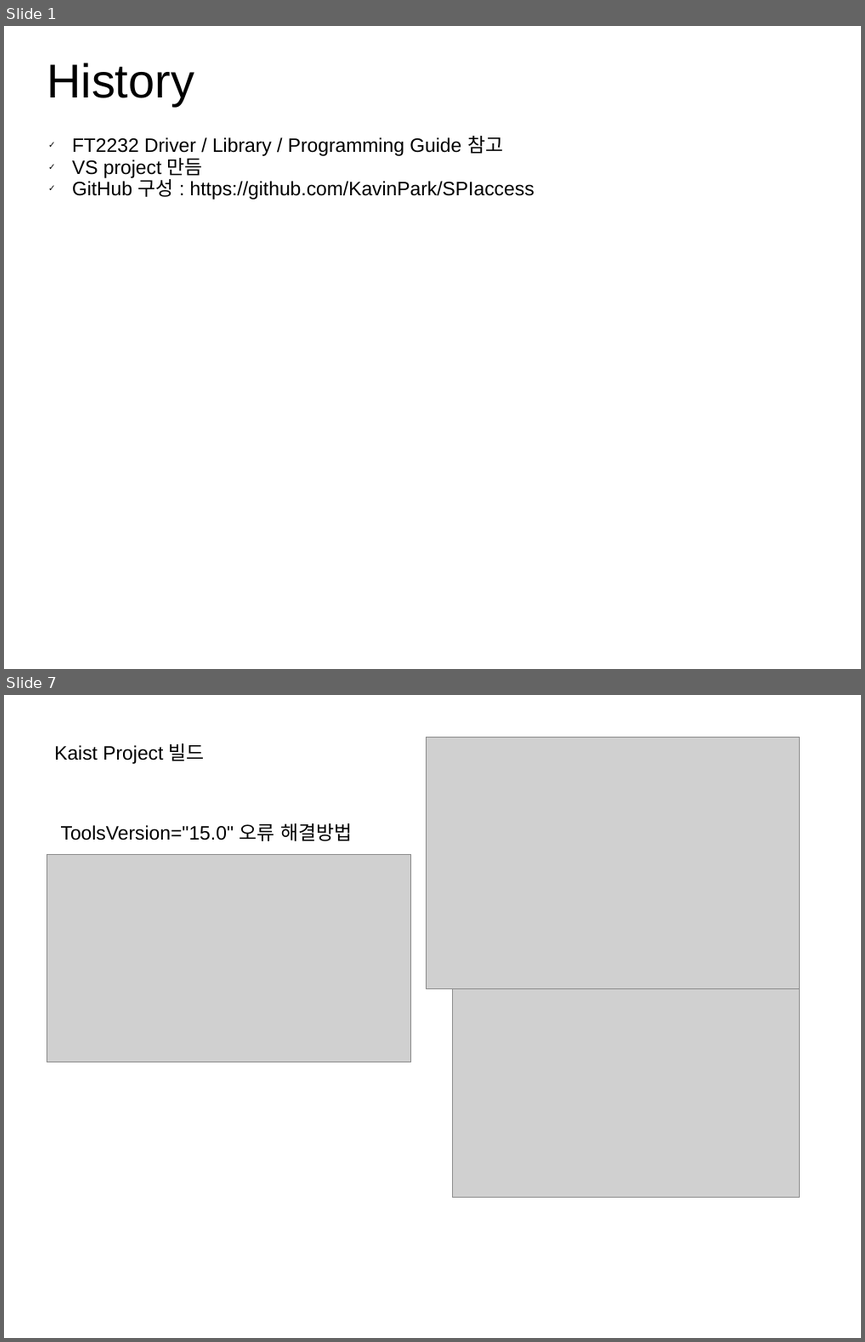
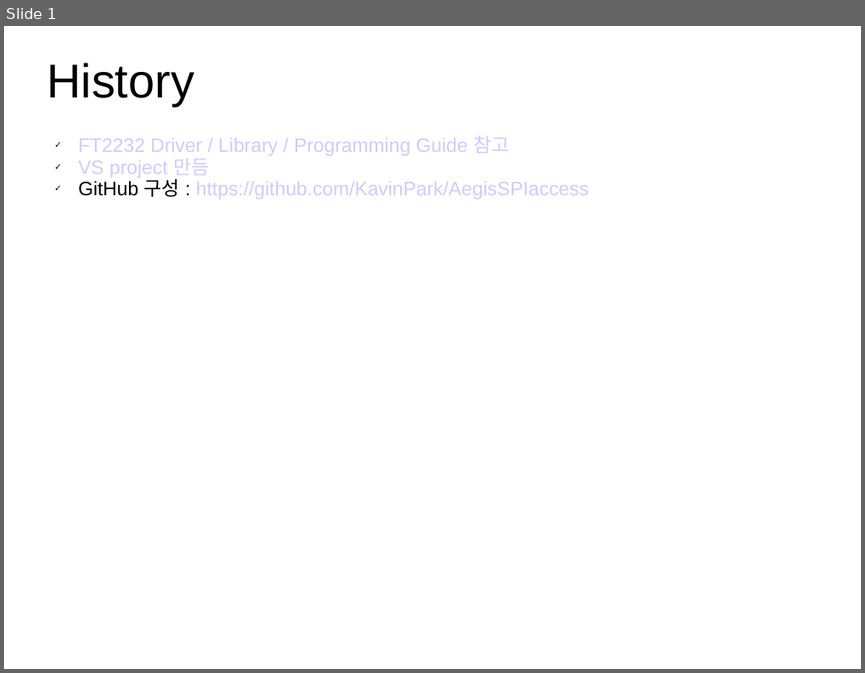
Before and after one commit to KavinPark/AegisSPIaccess, a slide deck: AegisSPI.ppt. Shown one above the other, each under a label of ours: slides 1 and 7 before the commit, slide 1 after it; the slides between them are not shown. The pictures are 865x1342 and 865x673 pixels, drawn with LibreOffice and Linux fonts; fonts in the diff are those of the drawing; grey boxes stand for pictures. Boxes give left, top, right and bottom in pixels: in the first picture for what was removed or moved away, otherwise in the second. Text is boxed around its words. In the diff, an @@ line names an element or a change of style, - is before the commit and + after.

```diff
--- a/AegisSPI.ppt
+++ b/AegisSPI.ppt
@@ slide 7 removed at (4,695,861,1338), background #FFFFFF @@
@@ text removed at (54,743,205,764) @@
-Kaist Project 빌드
@@ picture removed at (426,737,800,989) @@
@@ text removed at (61,823,352,841) @@
-ToolsVersion="15.0" 오류 해결방법
@@ picture removed at (46,855,411,1063) @@
@@ picture removed at (453,989,800,1197) @@
@@ slide 1 changed as well @@
@@ text "FT2232 Driver / Library / ...": place and size @@
-text "FT2232 Driver / Library / ..." at (72,136,534,199)
+text "FT2232 Driver / Library / ..." at (78,136,589,199)
@@ text at (78,136,509,177): text colour #000000 to #CCCCFF in "FT2232 Driver / Library / Programming Guide ...", "VS project 만듬" @@
@@ text at (78,179,589,199): text changed; text colour #000000 to #CCCCFF @@
-✓ GitHub 구성 : https://github.com/KavinPark/SPIaccess
+✓ GitHub 구성 : https://github.com/KavinPark/AegisSPIaccess
```
Also in this commit, not shown: 1 slide added, 9 other slides removed.
